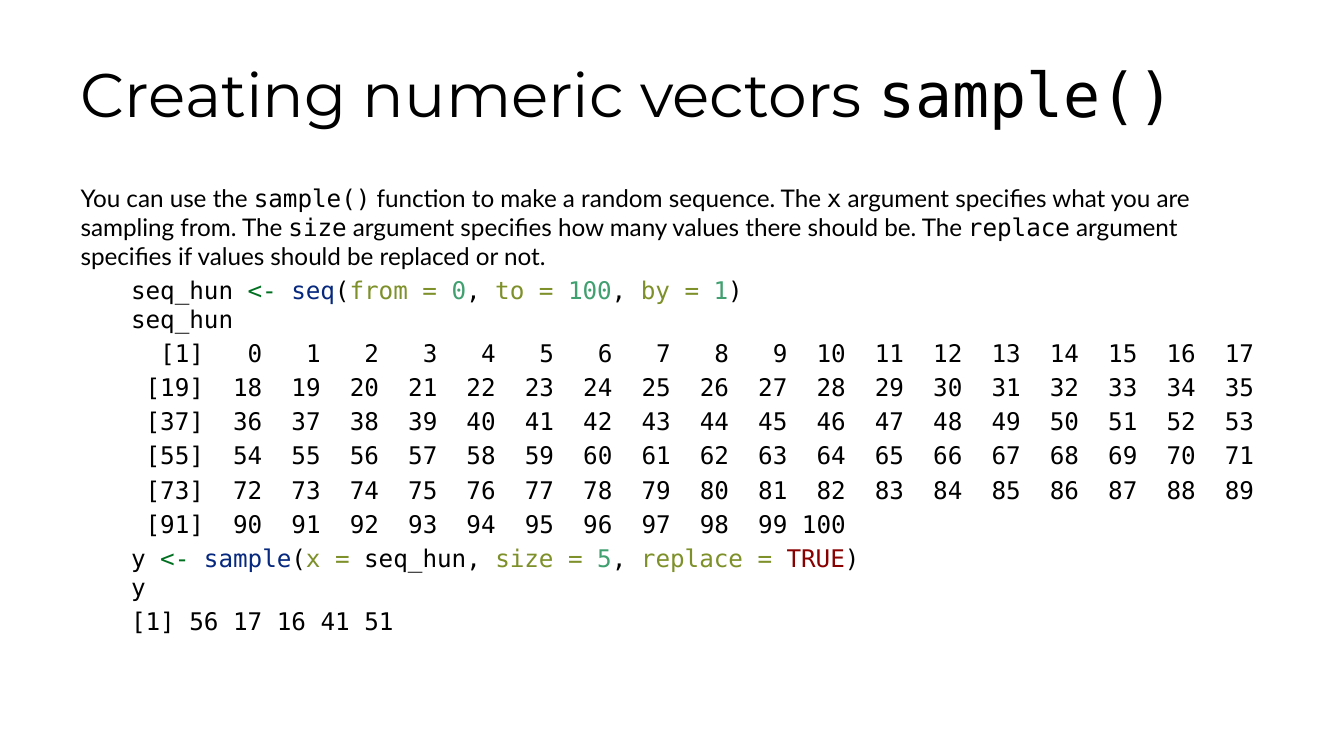
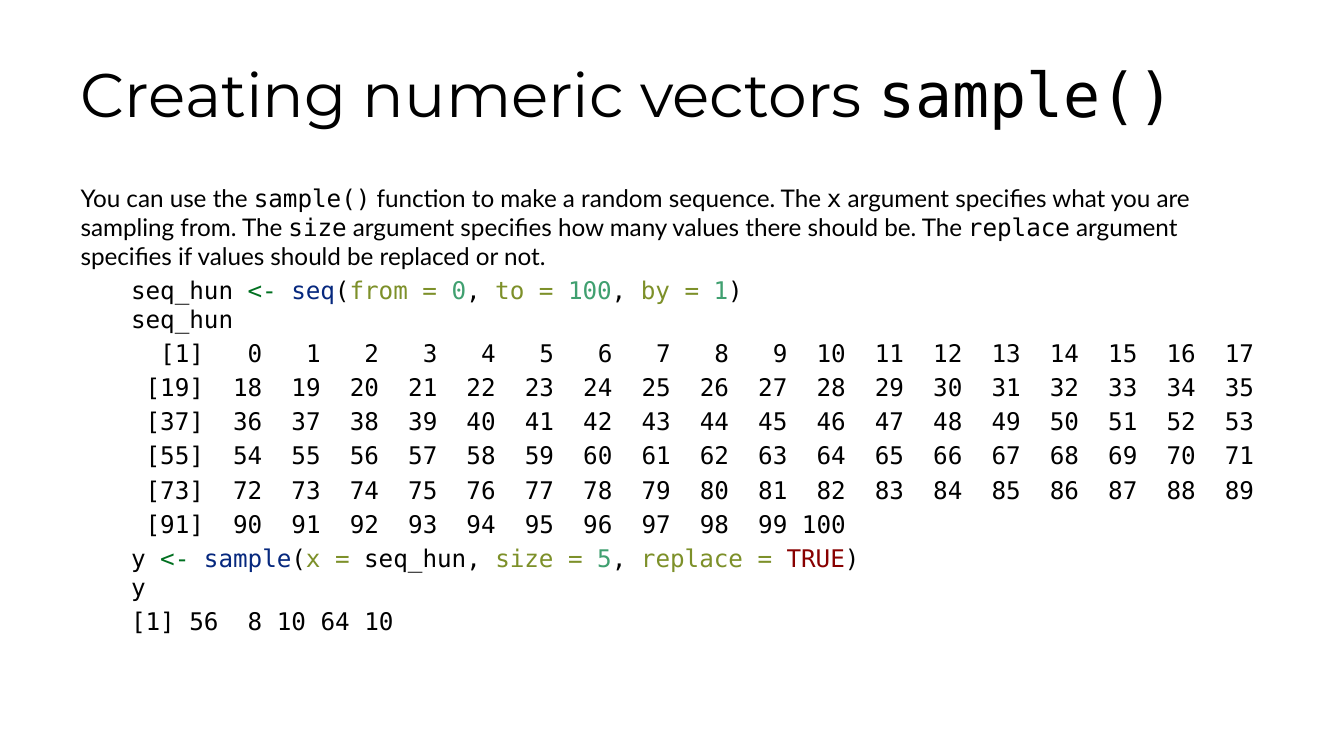
Before and after one commit to fhdsl/DaSEH, a slide deck: slide 41 of modules/Basic_R/Basic_R.pptx (slide 40 before the commit). Drawn at 1344x756 pixels with LibreOffice and Linux fonts; fonts in the diff are those of the drawing. Boxes give left, top, right and bottom in pixels: in the first picture for what was removed or moved away, otherwise in the second. Text is boxed around its words. In the diff, an @@ line names an element or a change of style, - is before the commit and + after.

```diff
--- a/modules/Basic_R/Basic_R.pptx
+++ b/modules/Basic_R/Basic_R.pptx
@@ text at <box>131,611,393,634</box>: text changed @@
-[1] 56 17 16 41 51
+[1] 56 8 10 64 10
```
Also in this commit, not shown: 3 slides added, 3 other files.
